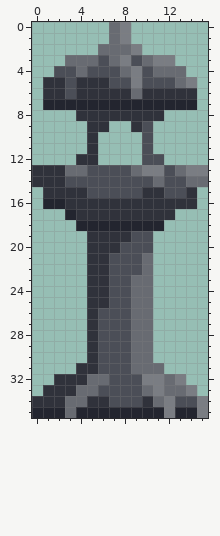
One commit to this pixel-art sprite: assets/lantern.png. The picture above is the old version.
The file is 16x36 pixels.
After the commit:
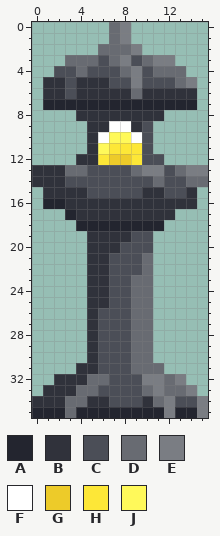
Palette (. is transparent): A #23252f  B #30323b  C #4b4e57  D #686b72  E #7a7d83  F #ffffff  G #edcb29  H #fde737  J #fff95a
Diff:
Changed rows in their new state; - is an unchanged pixel.
first column x 6:
 9 -FF-
10 FJJF
11 JHHH
12 HGGH
